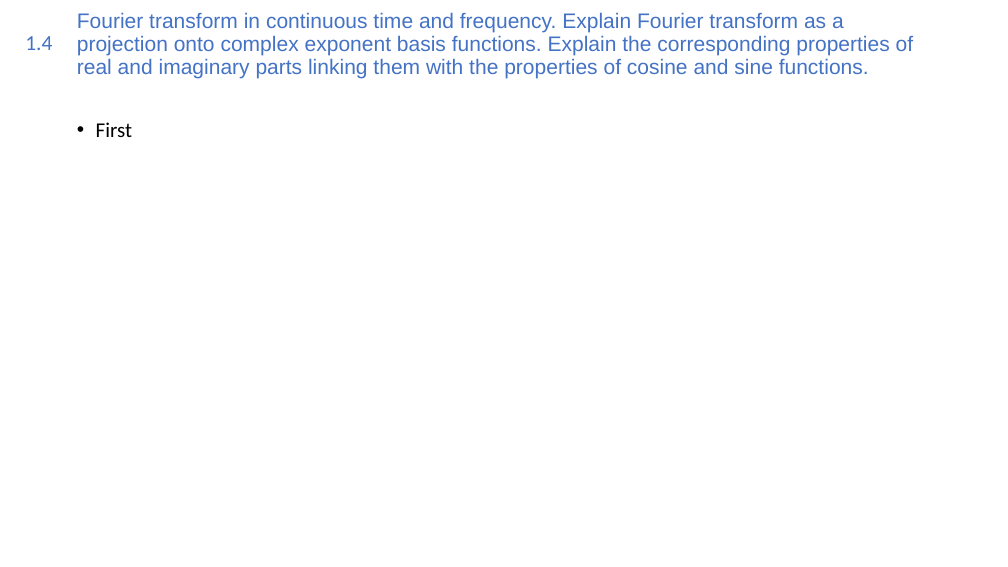
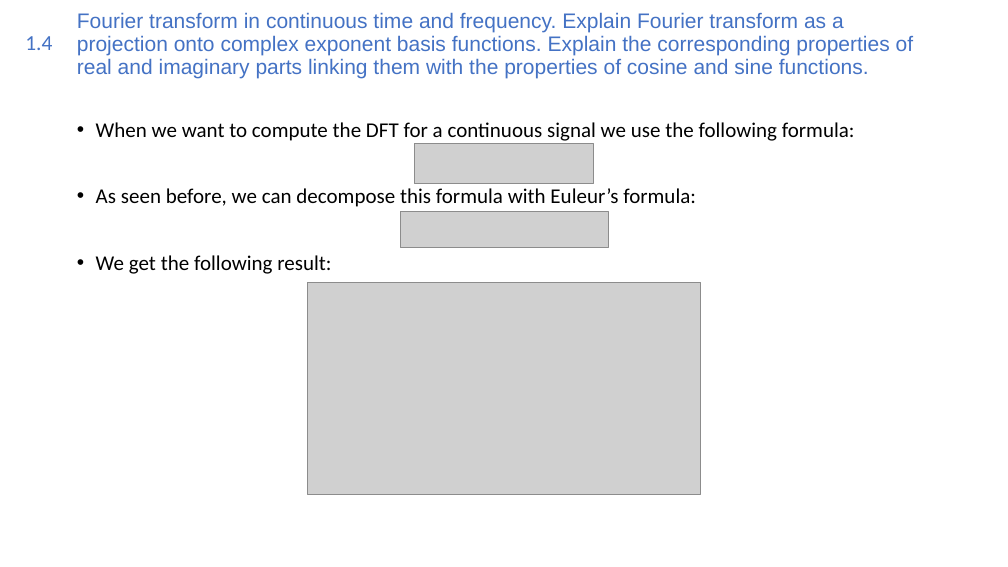
Before and after one commit to Joao-Quinta/Uni3eme_2, a slide deck: slide 9 of imagerieNumerique/Imagerie numérique.odp. Drawn at 1008x567 pixels with LibreOffice and Linux fonts; fonts in the diff are those of the drawing; grey boxes stand for pictures. Boxes give left, top, right and bottom in pixels: in the first picture for what was removed or moved away, otherwise in the second. Text is boxed around its words. In the diff, an @@ line names an element or a change of style, - is before the commit and + after.

```diff
--- a/imagerieNumerique/Imagerie numérique.odp
+++ b/imagerieNumerique/Imagerie numérique.odp
@@ text at box(96, 122, 855, 274): text changed @@
-• First
+• When we want to compute the DFT for a continuous signal we use the following formula:
+• As seen before, we can decompose this formula with Euleur’s formula:
+• We get the following result:
@@ picture added at box(414, 143, 594, 184) @@
@@ picture added at box(400, 212, 608, 248) @@
@@ picture added at box(307, 282, 701, 494) @@
```
Also in this commit, not shown: 2 other slides changed, 4 slides added, 3 other files.
